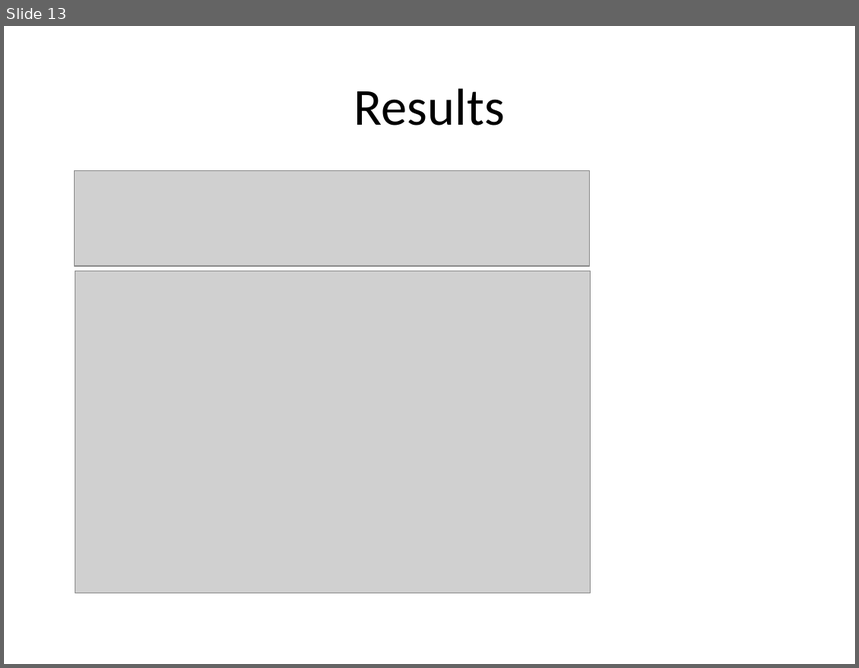
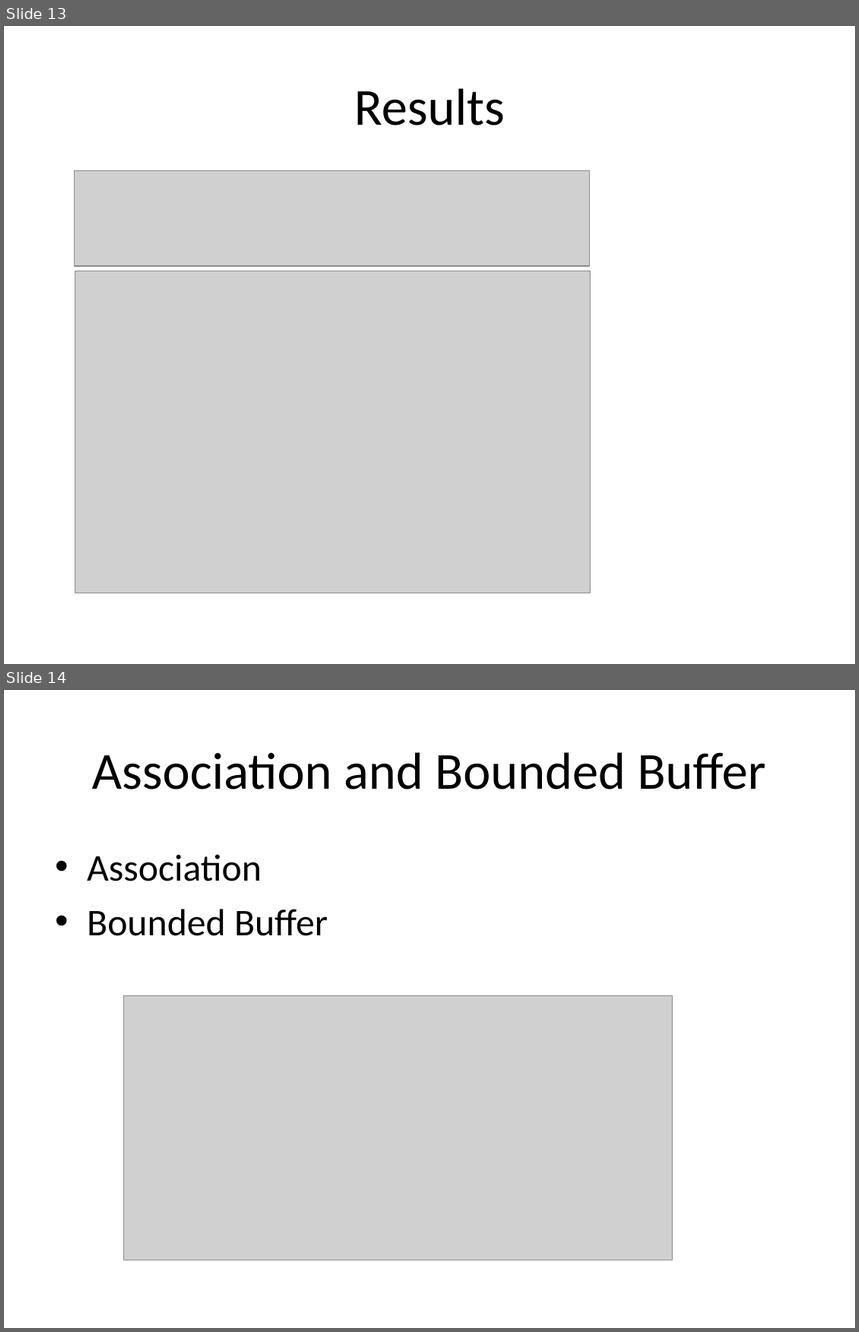
Before and after one commit to isurup/kalle-martin-group, a slide deck: SSE2/slides/4 Language.ppt. Shown one above the other, each under a label of ours: slide 13 before the commit, slides 13 and 14 after it. The pictures are 859x668 and 859x1332 pixels, drawn with LibreOffice and Linux fonts; fonts in the diff are those of the drawing; grey boxes stand for pictures. Boxes give left, top, right and bottom in pixels: in the first picture for what was removed or moved away, otherwise in the second. Text is boxed around its words. In the diff, an @@ line names an element or a change of style, - is before the commit and + after.

```diff
--- a/SSE2/slides/4 Language.ppt
+++ b/SSE2/slides/4 Language.ppt
@@ slide 14 added at [4, 690, 855, 1328], background #FFFFFF @@
@@ title added at [92, 752, 766, 790], 44 pt, text #000000 @@
+Association and Bounded Buffer
@@ text added at [87, 854, 328, 936], 32 pt, text #000000 @@
+• Association
+• Bounded Buffer
@@ picture added at [124, 996, 673, 1259] @@
```
